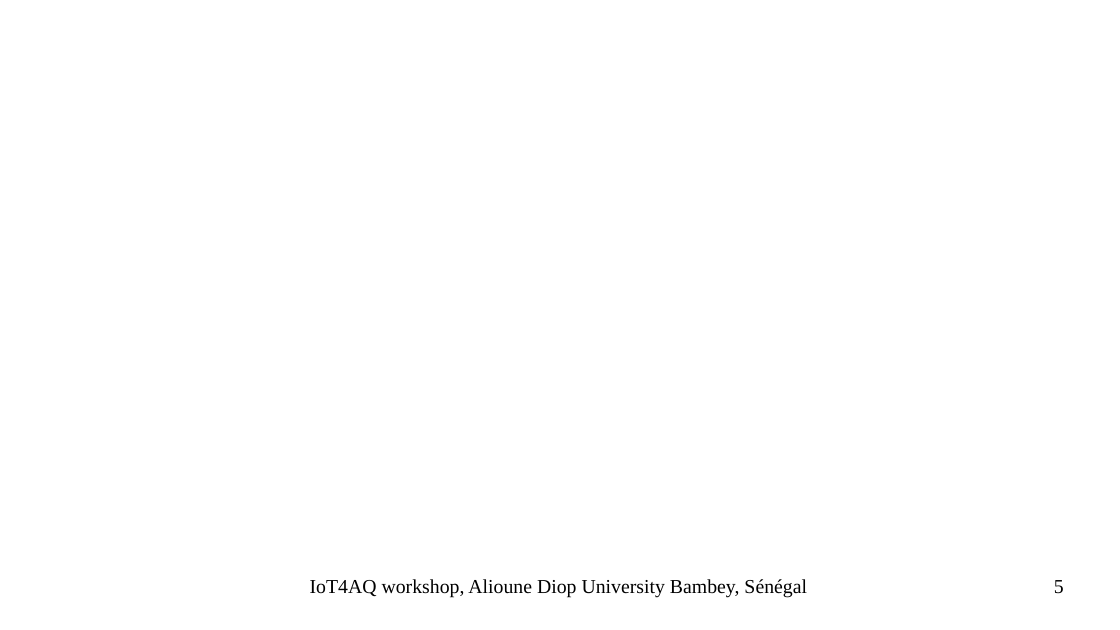
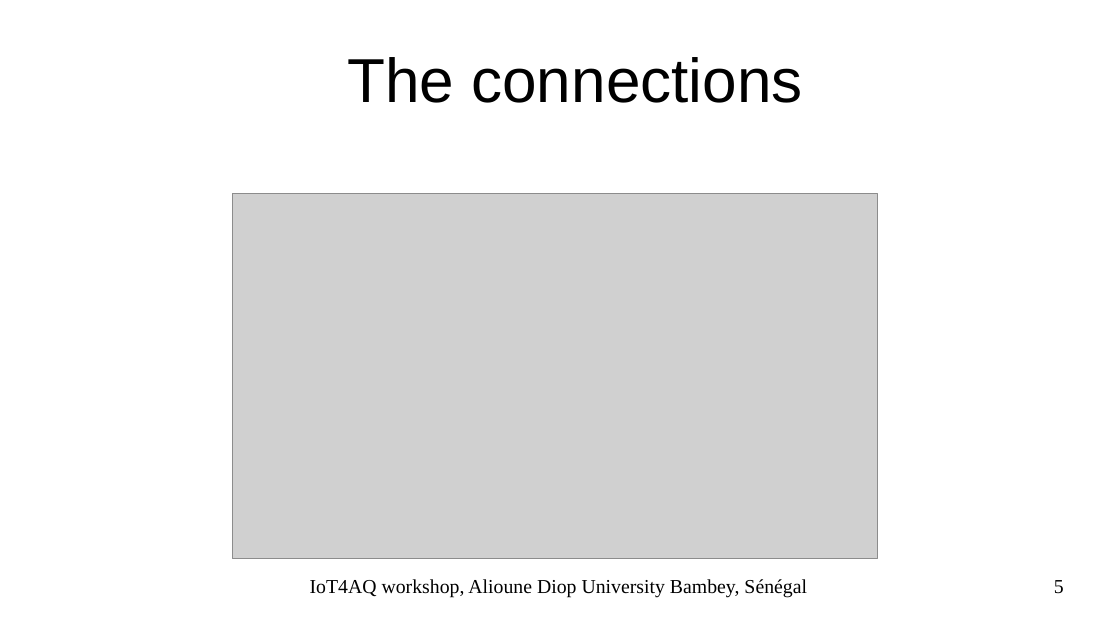
Before and after one commit to uraich/IoT4AQ, a slide deck: slide 5 of workshop/slides/iot4aq_dht11.odp. Drawn at 1120x630 pixels with LibreOffice and Linux fonts; fonts in the diff are those of the drawing; grey boxes stand for pictures; background and template pictures are left out. Boxes give left, top, right and bottom in pixels: in the first picture for what was removed or moved away, otherwise in the second. Text is boxed around its words. In the diff, an @@ line names an element or a change of style, - is before the commit and + after.

```diff
--- a/workshop/slides/iot4aq_dht11.odp
+++ b/workshop/slides/iot4aq_dht11.odp
@@ title added at [347,57,802,103], 44 pt, text #000000 @@
+The connections
@@ picture added at [232,193,877,559] @@
```
Also in this commit, not shown: 2 other slides changed, 4 slides added, 2 slides removed.
